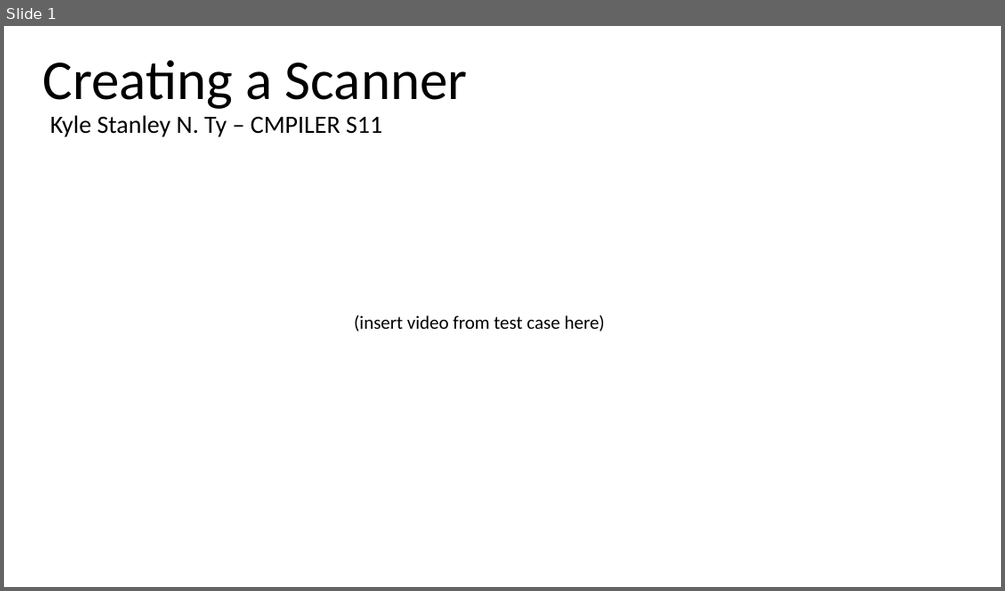
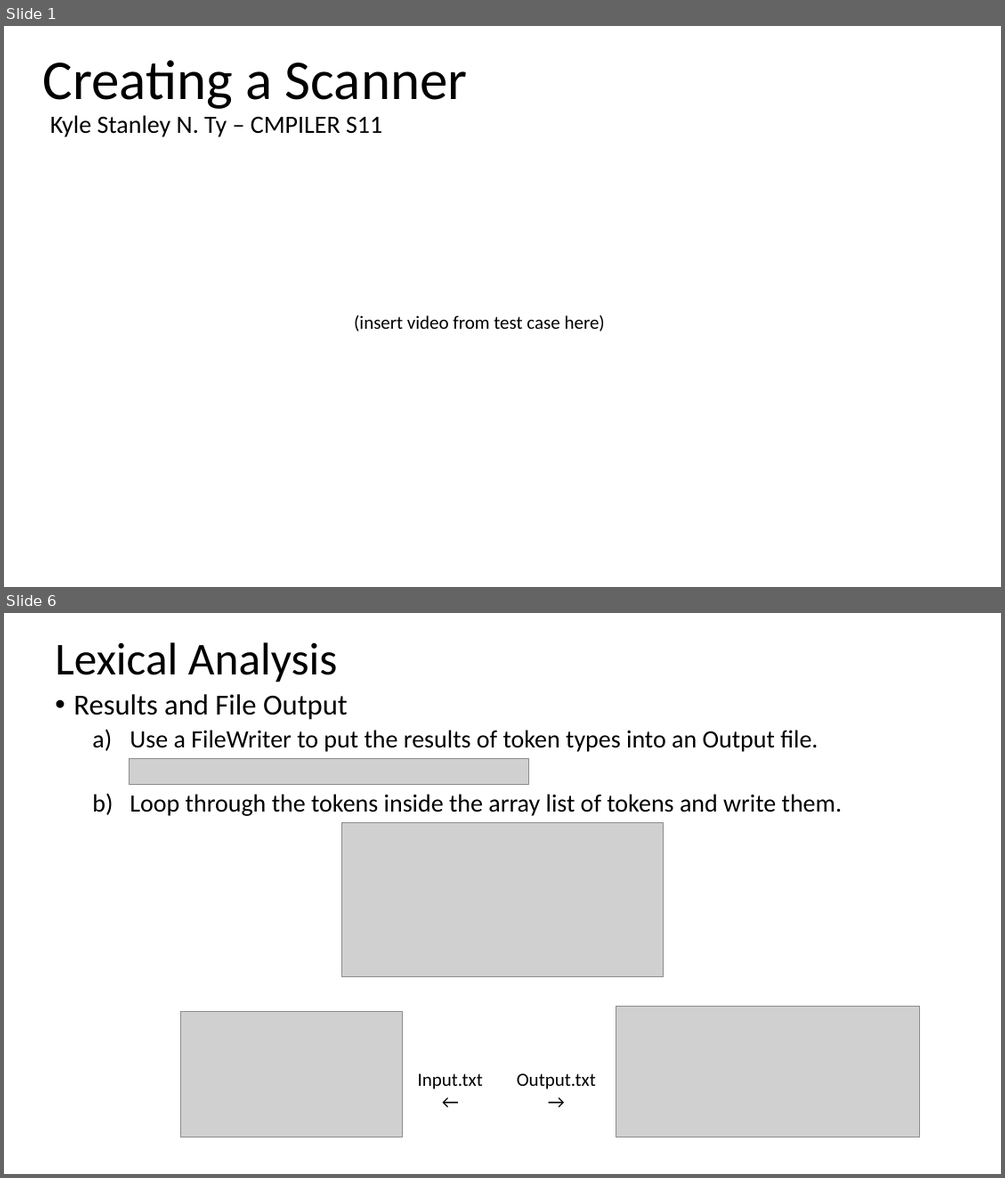
Before and after one commit to Jade03022/Scanner-Problem-Set, a slide deck: Creating a Scanner.pptx. Shown one above the other, each under a label of ours: slide 1 before the commit, slides 1 and 6 after it; the slides between them are not shown. The pictures are 1005x591 and 1005x1178 pixels, drawn with LibreOffice and Linux fonts; fonts in the diff are those of the drawing; grey boxes stand for pictures. Boxes give left, top, right and bottom in pixels: in the first picture for what was removed or moved away, otherwise in the second. Text is boxed around its words. In the diff, an @@ line names an element or a change of style, - is before the commit and + after.

```diff
--- a/Creating a Scanner.pptx
+++ b/Creating a Scanner.pptx
@@ slide 6 added at bbox=[4, 613, 1001, 1174], background #FFFFFF @@
@@ title added at bbox=[55, 642, 338, 682], 44 pt, text #000000 @@
+Lexical Analysis
@@ text added at bbox=[73, 694, 841, 816], 24 pt, text #000000 @@
+• Results and File Output
+  a) Use a FileWriter to put the results of token types into an Output file.
+  b) Loop through the tokens inside the array list of tokens and write them.
@@ picture added at bbox=[129, 758, 529, 784] @@
@@ picture added at bbox=[342, 822, 663, 977] @@
@@ picture added at bbox=[180, 1011, 403, 1136] @@
@@ picture added at bbox=[616, 1006, 920, 1137] @@
@@ text added at bbox=[418, 1073, 483, 1089], 18 pt, text #000000 @@
+Input.txt
+←
@@ text added at bbox=[517, 1073, 596, 1089], 18 pt, text #000000 @@
+Output.txt
+→
```
Also in this commit, not shown: 1 slide changed, 3 other slides added, 3 slides removed.
